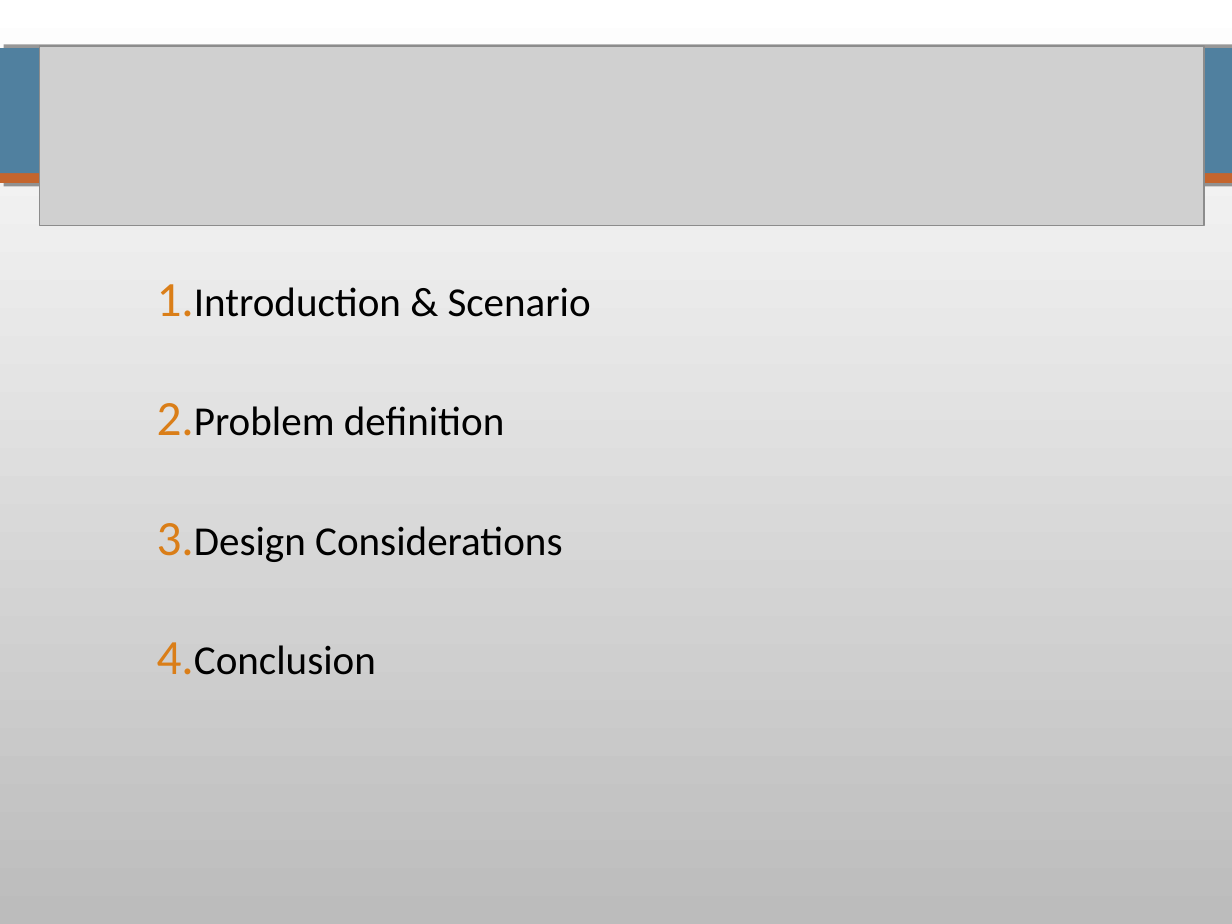
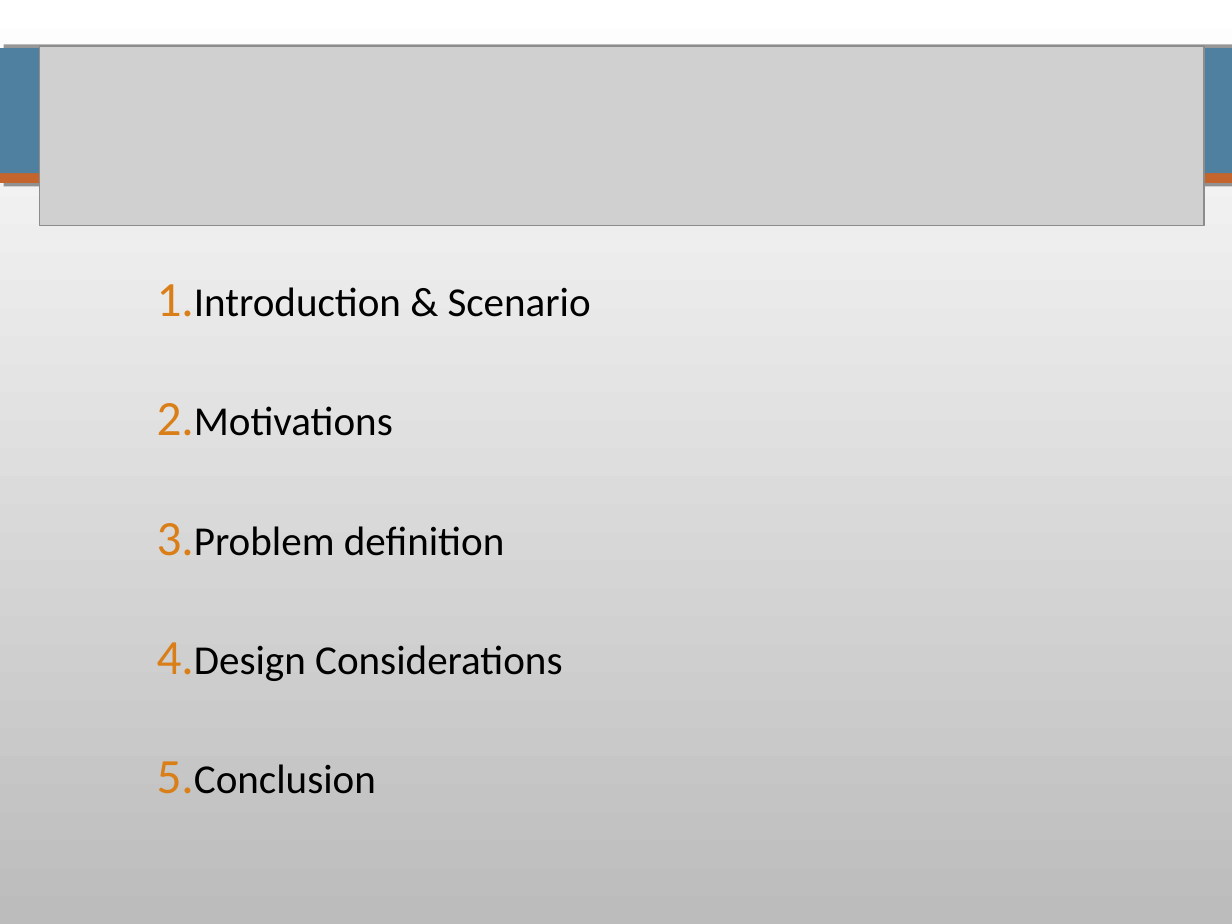
Before and after one commit to pierrealauzet/skemasnet, a slide deck: slide 2 of CS642_HGP_Proposal.ppt. Drawn at 1232x924 pixels with LibreOffice and Linux fonts; fonts in the diff are those of the drawing; grey boxes stand for pictures. Boxes give left, top, right and bottom in pixels: in the first picture for what was removed or moved away, otherwise in the second. Text is boxed around its words. In the diff, an @@ line names an element or a change of style, - is before the commit and + after.

```diff
--- a/CS642_HGP_Proposal.ppt
+++ b/CS642_HGP_Proposal.ppt
@@ text at bbox=[194, 406, 393, 436]: paragraph added @@
+2. Motivations
```
Also in this commit, not shown: 2 other slides changed, 2 slides added, 1 other file.
